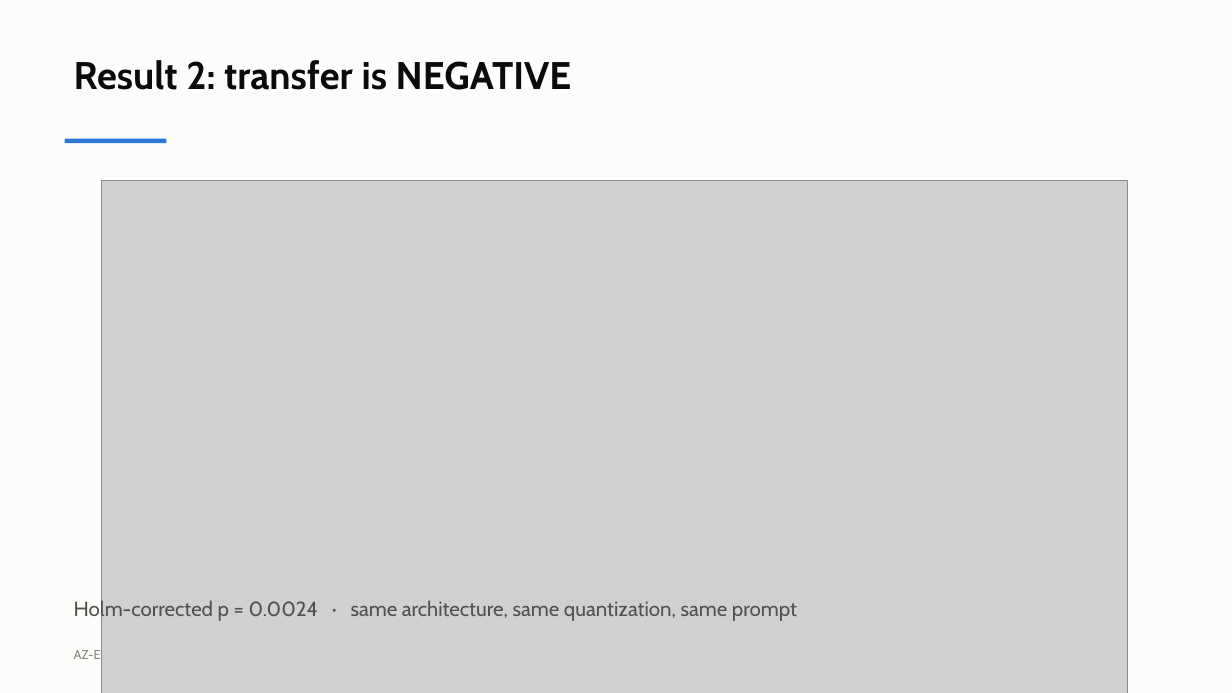
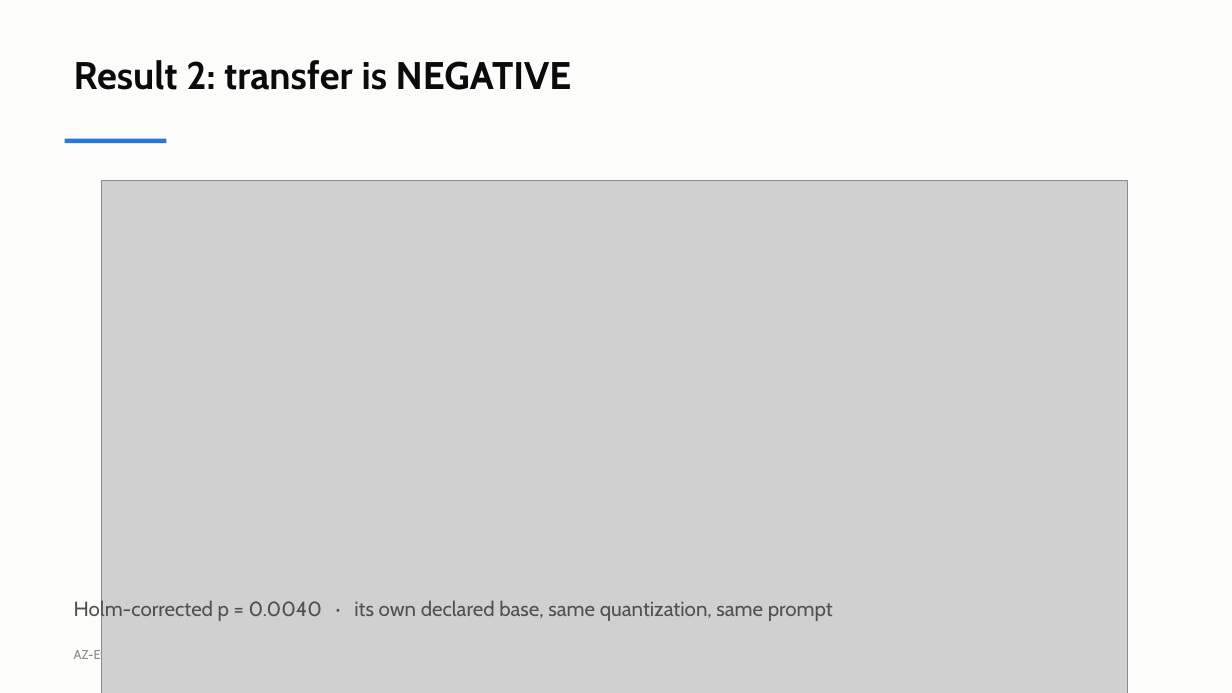
Before and after one commit to nihatgaribli/AZ-Eval, a slide deck: slide 7 of talk/CMAI_2026_Garibli.pptx. Drawn at 1232x693 pixels with LibreOffice and Linux fonts; fonts in the diff are those of the drawing; grey boxes stand for pictures. Boxes give left, top, right and bottom in pixels: in the first picture for what was removed or moved away, otherwise in the second. Text is boxed around its words. In the diff, an @@ line names an element or a change of style, - is before the commit and + after.

Commit message:
Evaluate the declared base and make it the primary comparison (#9)
Qolda-AVL-5B names Qwen/Qwen3-VL-4B-Thinking as its base. Until now the
comparison used Qwen3-VL-4B-Instruct, a sibling, because the base had not
been run. It has now been run on both languages, 356 items each.

The finding survives and gets cleaner:

  STRICT    12.6% vs 3.1%   9.6 pt   Holm p = 0.0040
  TRANSLIT  13.5% vs 12.1%  1.4 pt   Holm p = 1.0000

Against the declared base the post-transliteration residual disappears.
With the Instruct sibling 5.9 points survived Holm correction; against
the base, 1.4 points do not. On this benchmark the loss is orthographic
rather than epistemic, with nothing left over to explain.

The control stratum agrees: indistinguishable in English (62.5% vs
59.4%, p = 0.5892), 27.1 points apart in Azerbaijani (Holm p = 0.0050),
and transliteration closes 81% of that.

Two further points worth recording. The declared base emits zero Cyrillic
answers out of 356, against one for the Instruct sibling and 326 for the
Kazakh-tuned model. And Instruct and Thinking are themselves statistically
indistinguishable on the control stratum in both languages, so the earlier
choice of sibling did not distort anything -- it merely understated the
deficit, since Instruct scores higher in Azerbaijani.

Holm-corrected p-values across the whole report shift from 0.0016 to
0.0020: the test family grew by one model.

Figures, slides and the LinkedIn drafts are regenerated from the same
numbers. The limitations section no longer lists the unevaluated base;
what remains is that a single Kazakh-adapted model carries the causal
claim, and it names the two runs that would address that.

```diff
--- a/talk/CMAI_2026_Garibli.pptx
+++ b/talk/CMAI_2026_Garibli.pptx
@@ text at (74, 599, 833, 622): text changed @@
-Holm-corrected p = 0.0024 · same architecture, same quantization, same prompt
+Holm-corrected p = 0.0040 · its own declared base, same quantization, same prompt
```
Also in this commit, not shown: 2 other slides changed, 19 other files.
